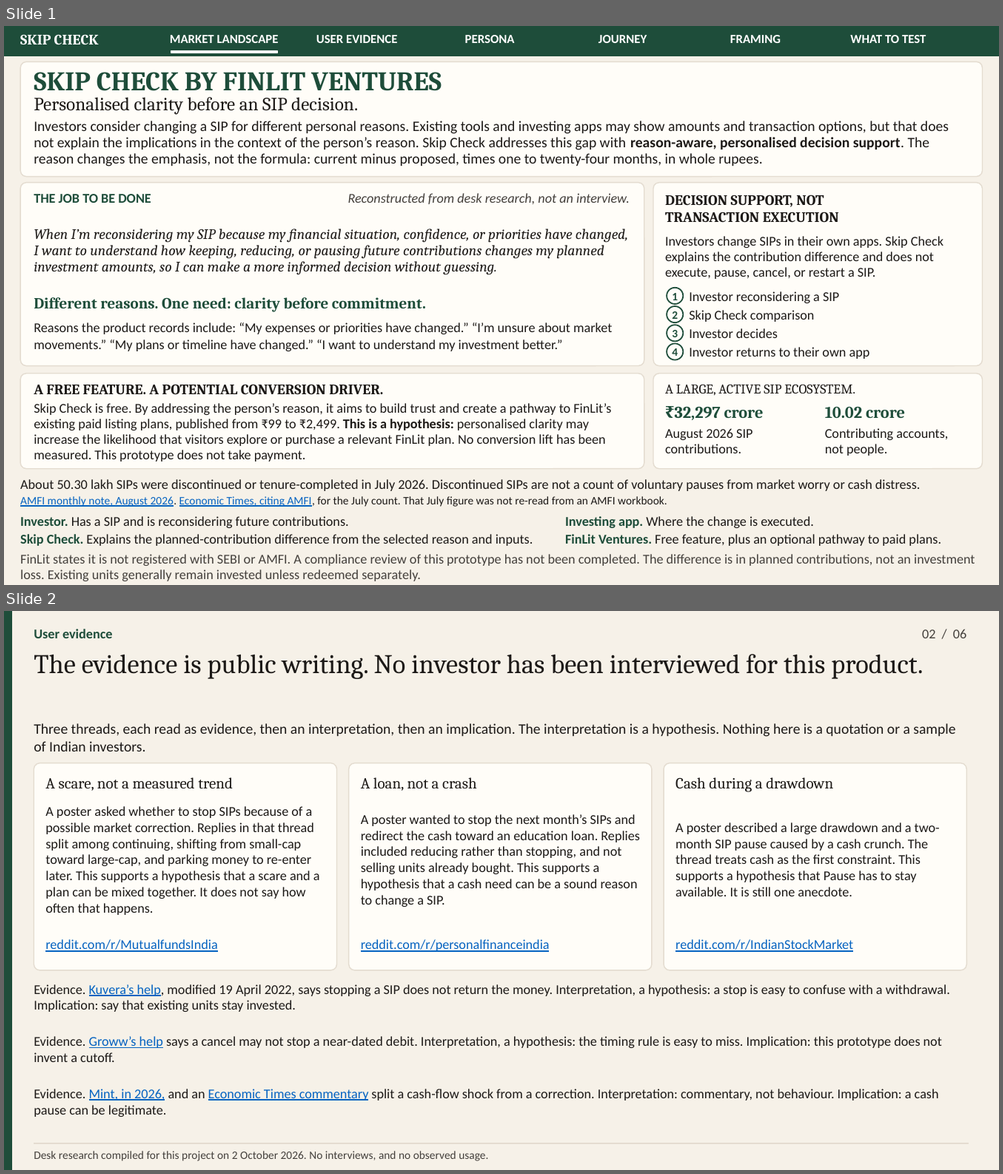
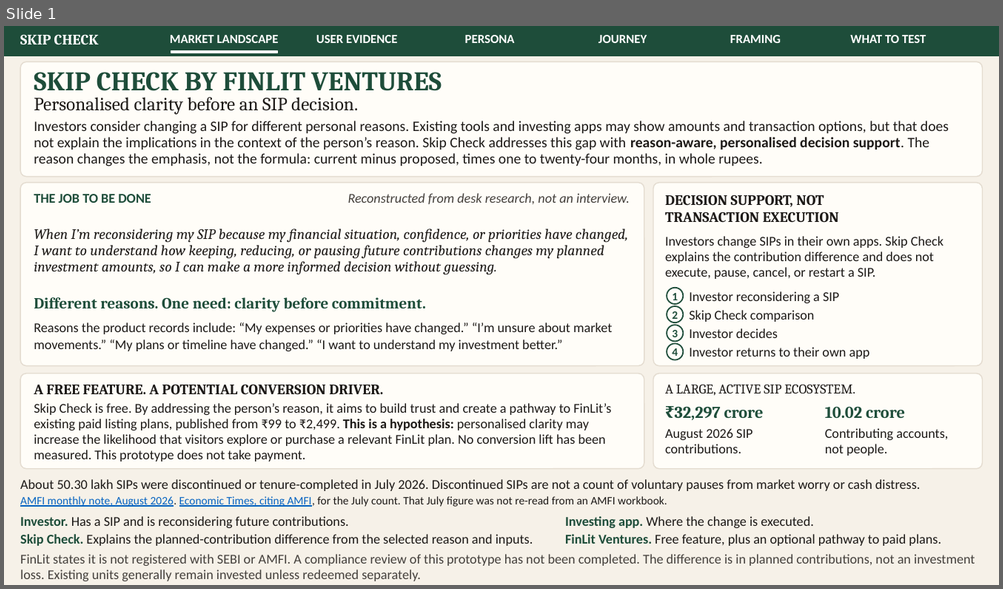
Before and after one commit to parthkapoor2402/finlit-ventures, a slide deck: presentation/out/finlit-skip-check-strategy.pptx. Shown one above the other, each under a label of ours: slides 1 and 2 before the commit, slide 1 after it. The pictures are 1003x1174 and 1003x589 pixels, drawn with LibreOffice and Linux fonts; fonts in the diff are those of the drawing. Boxes give left, top, right and bottom in pixels: in the first picture for what was removed or moved away, otherwise in the second. Text is boxed around its words. In the diff, an @@ line names an element or a change of style, - is before the commit and + after.

```diff
--- a/presentation/out/finlit-skip-check-strategy.pptx
+++ b/presentation/out/finlit-skip-check-strategy.pptx
@@ slide 2 removed at bbox=[4, 611, 999, 1170], background #F6F1E8 @@
@@ rectangle removed at bbox=[4, 611, 11, 1170] @@
@@ text removed at bbox=[34, 629, 112, 638] @@
-User evidence
@@ text removed at bbox=[922, 629, 966, 638] @@
-02 / 06
@@ text removed at bbox=[34, 654, 922, 679] @@
-The evidence is public writing. No investor has been interviewed for this product.
@@ text removed at bbox=[34, 723, 955, 752] @@
-Three threads, each read as evidence, then an interpretation, then an implication. The interpretation is a hypothesis. Nothing here is a quotation or a sample of Indian investors.
@@ rounded rectangle removed at bbox=[34, 763, 337, 971] @@
@@ rounded rectangle removed at bbox=[349, 763, 652, 971] @@
@@ rounded rectangle removed at bbox=[663, 763, 967, 971] @@
@@ text removed at bbox=[45, 777, 233, 791] @@
-A scare, not a measured trend
@@ text removed at bbox=[361, 777, 477, 791] @@
-A loan, not a crash
@@ text removed at bbox=[675, 777, 833, 792] @@
-Cash during a drawdown
@@ text removed at bbox=[45, 806, 320, 915] @@
-A poster asked whether to stop SIPs because of a possible market correction. Replies in that thread split among continuing, shifting from small-cap toward large-cap, and parking money to re-enter later. This supports a hypothesis that a scare and a plan can be mixed together. It does not say how often that happens.
@@ text removed at bbox=[361, 815, 640, 907] @@
-A poster wanted to stop the next month’s SIPs and redirect the cash toward an education loan. Replies included reducing rather than stopping, and not selling units already bought. This supports a hypothesis that a cash need can be a sound reason to change a SIP.
@@ text removed at bbox=[675, 823, 939, 897] @@
-A poster described a large drawdown and a two-month SIP pause caused by a cash crunch. The thread treats cash as the first constraint. This supports a hypothesis that Pause has to stay available. It is still one anecdote.
@@ text removed at bbox=[45, 940, 217, 952] @@
-reddit.com/r/MutualfundsIndia
@@ text removed at bbox=[361, 940, 549, 952] @@
-reddit.com/r/personalfinanceindia
@@ text removed at bbox=[675, 940, 853, 952] @@
-reddit.com/r/IndianStockMarket
@@ text removed at bbox=[34, 985, 950, 1012] @@
-Evidence. Kuvera’s help, modified 19 April 2022, says stopping a SIP does not return the money. Interpretation, a hypothesis: a stop is easy to confuse with a withdrawal. Implication: say that existing units stay invested.
@@ text removed at bbox=[34, 1037, 942, 1062] @@
-Evidence. Groww’s help says a cancel may not stop a near-dated debit. Interpretation, a hypothesis: the timing rule is easy to miss. Implication: this prototype does not invent a cutoff.
@@ text removed at bbox=[34, 1089, 939, 1117] @@
-Evidence. Mint, in 2026, and an Economic Times commentary split a cash-flow shock from a correction. Interpretation: commentary, not behaviour. Implication: a cash pause can be legitimate.
@@ rectangle removed at bbox=[34, 1144, 968, 1145] @@
@@ text removed at bbox=[34, 1151, 488, 1162] @@
-Desk research compiled for this project on 2 October 2026. No interviews, and no observed usage.
```
Also in this commit, not shown: 1 slide added, 3 other files.
